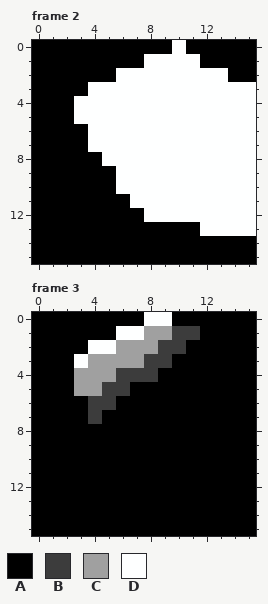
Pixel-art file -- art/sprite_tiles/broadsword_south_3.aseprite. Above, as it was before the edit.
16x16 pixels, 4 frames. Shown: frame 2, frame 3. The commit also changed other frames, which this record leaves out.
Palette (. is transparent): A #000000  B #3c3c3c  C #a0a0a0  D #feffff
Pixels before, frame 2, first column x 0:
 0 AAAAAAAAAADAAAAA
 1 AAAAAAAADDDDAAAA
 2 AAAAAADDDDDDDDAA
 3 AAAADDDDDDDDDDDD
 4 AAADDDDDDDDDDDDD
 5 AAADDDDDDDDDDDDD
 6 AAAADDDDDDDDDDDD
 7 AAAADDDDDDDDDDDD
 8 AAAAADDDDDDDDDDD
 9 AAAAAADDDDDDDDDD
10 AAAAAADDDDDDDDDD
11 AAAAAAADDDDDDDDD
12 AAAAAAAADDDDDDDD
13 AAAAAAAAAAAADDDD
14 AAAAAAAAAAAAAAAA
15 AAAAAAAAAAAAAAAA
Pixels before, frame 3, first column x 0:
 0 AAAAAAAADDAAAAAA
 1 AAAAAADDCCBBAAAA
 2 AAAADDCCCBBAAAAA
 3 AAADCCCCBBAAAAAA
 4 AAACCCBBBAAAAAAA
 5 AAACCBBAAAAAAAAA
 6 AAAABBAAAAAAAAAA
 7 AAAABAAAAAAAAAAA
 8 AAAAAAAAAAAAAAAA
 9 AAAAAAAAAAAAAAAA
10 AAAAAAAAAAAAAAAA
11 AAAAAAAAAAAAAAAA
12 AAAAAAAAAAAAAAAA
13 AAAAAAAAAAAAAAAA
14 AAAAAAAAAAAAAAAA
15 AAAAAAAAAAAAAAAA
Once edited:
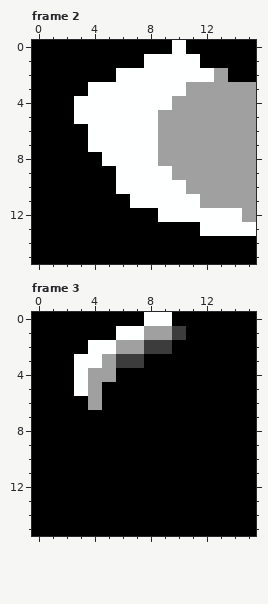
Difference:
Changed rows in their new state; - is an unchanged pixel.
Frame 2:
first column x 8:
 2 -----C--
 3 ---CCCCC
 4 --CCCCCC
 5 -CCCCCCC
 6 -CCCCCCC
 7 -CCCCCCC
 8 -CCCCCCC
 9 --CCCCCC
10 ---CCCCC
11 ----CCCC
12 A------C
Frame 3:
first column x 3:
 1 --------A
 2 -----B-A-
 3 -D-BBAA--
 4 D--AAA---
 5 D-AA-----
 6 -CA------
 7 -A-------
Boxes around the changes in both pictures, in picture pixels (x1, y1, x2, y2):
changed: (144, 68, 256, 222)
changed: (74, 326, 200, 424)
